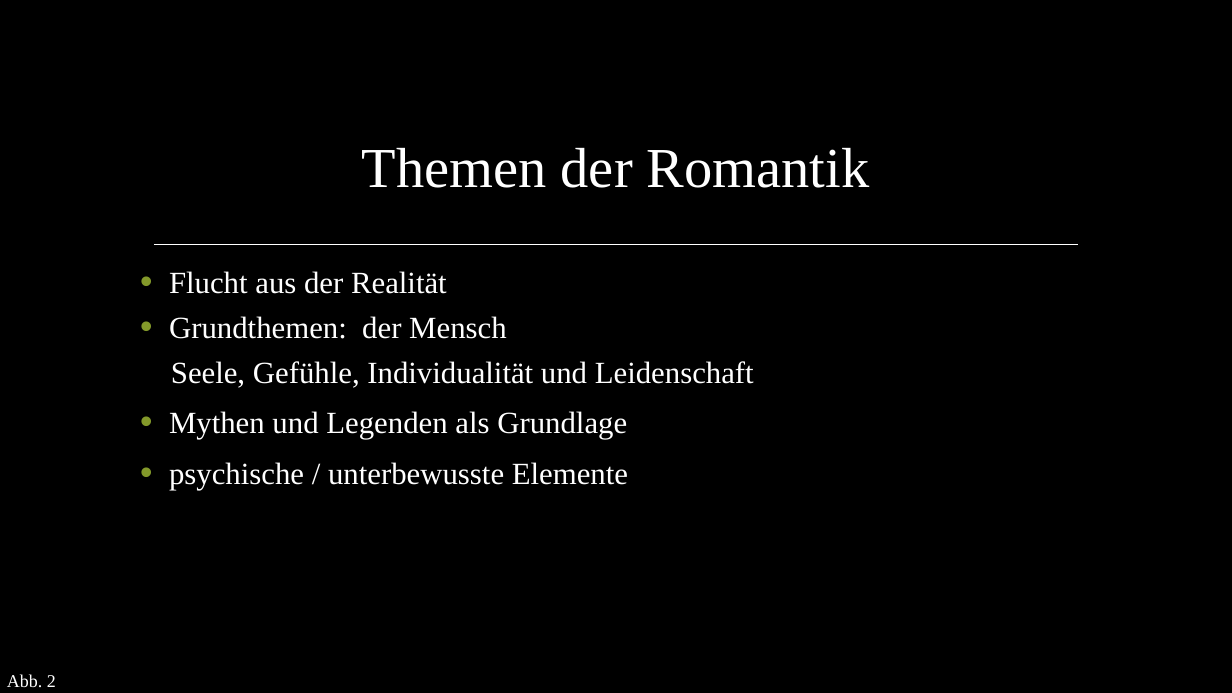
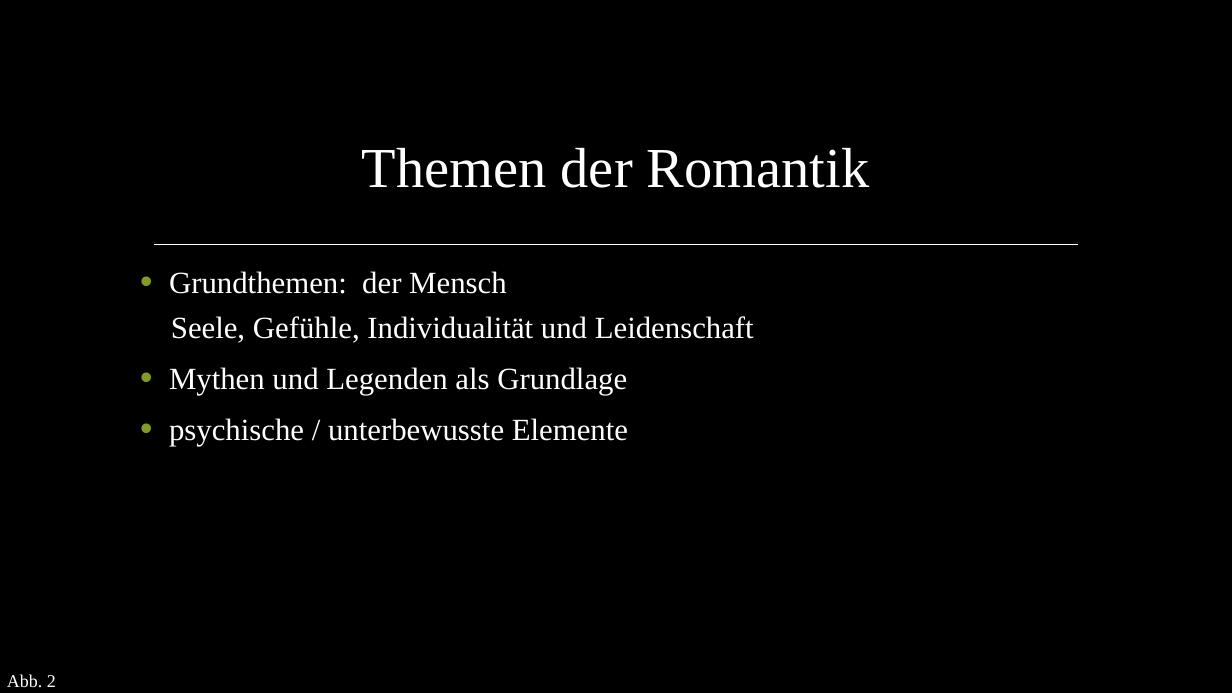
Before and after one commit to AkazeX/Schule, a slide deck: slide 5 of BM/Deutsch/Romantik/Romantik.pptx. Drawn at 1232x693 pixels with LibreOffice and Linux fonts; fonts in the diff are those of the drawing; grey boxes stand for pictures; background and template pictures are left out. Boxes give left, top, right and bottom in pixels: in the first picture for what was removed or moved away, otherwise in the second. Text is boxed around its words. In the diff, an @@ line names an element or a change of style, - is before the commit and + after.

```diff
--- a/BM/Deutsch/Romantik/Romantik.pptx
+++ b/BM/Deutsch/Romantik/Romantik.pptx
@@ text at box(169, 271, 447, 294): paragraph removed @@
-• Flucht aus der Realität
```
Also in this commit, not shown: 2 other slides changed.
